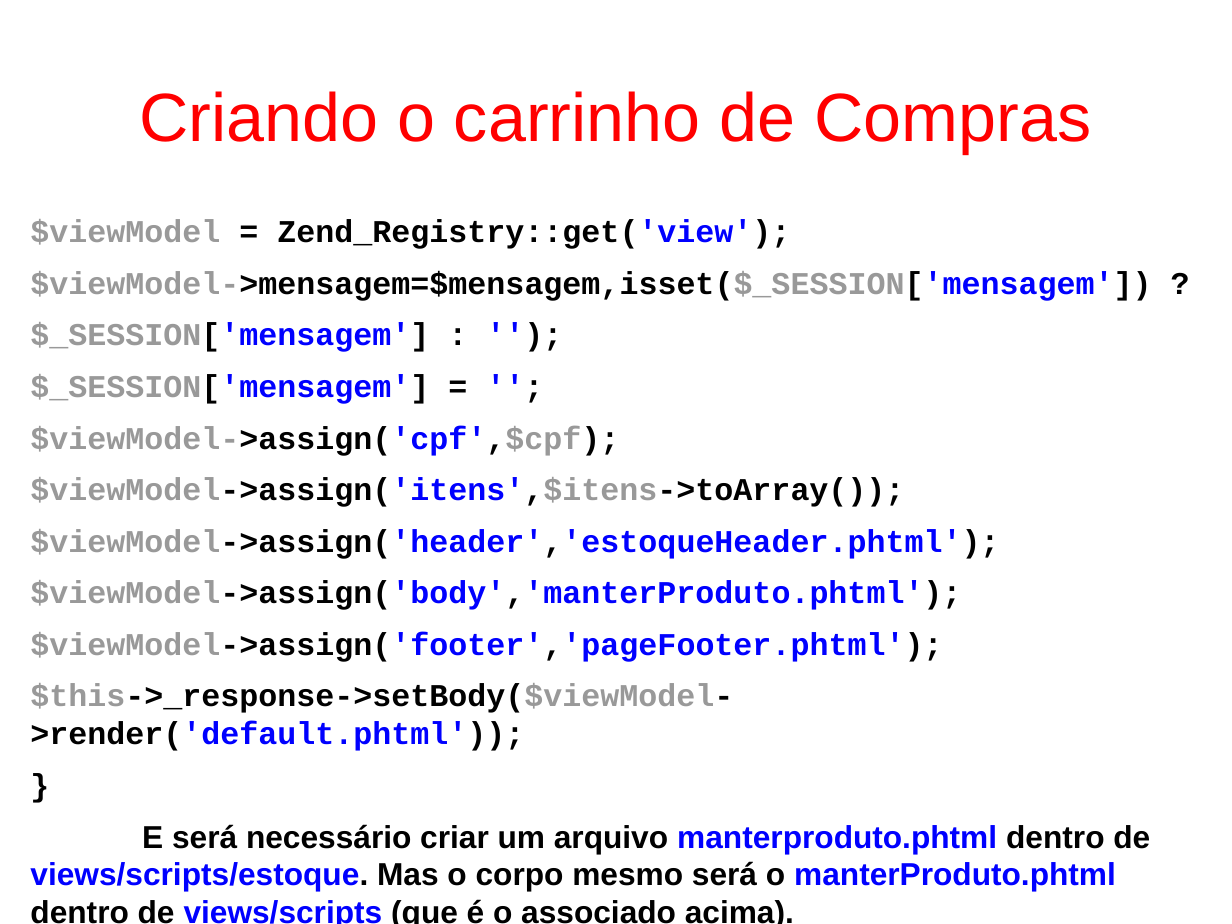
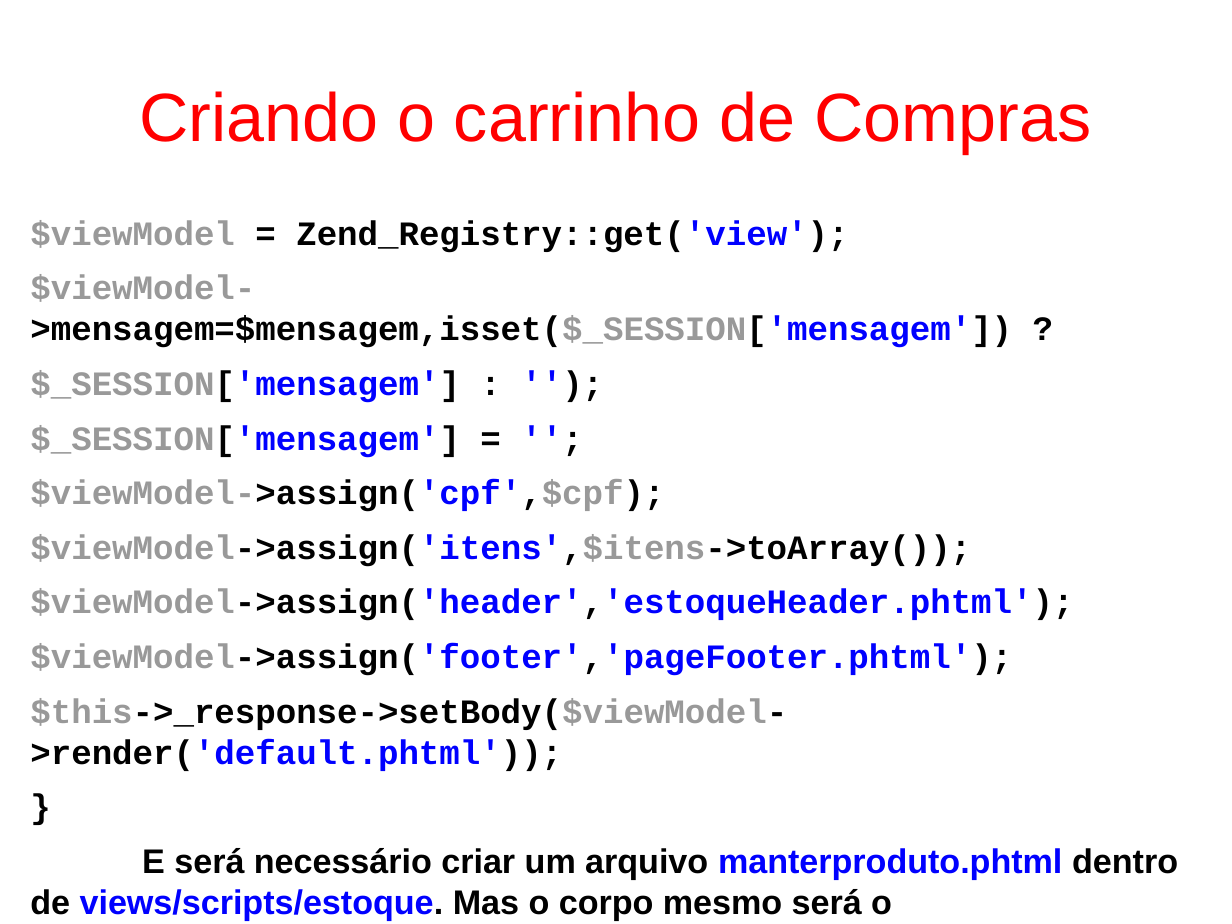
Before and after one commit to fgsl/lojasacme, a slide deck: slide 142 of docs/tutorial.odp. Drawn at 1232x924 pixels with LibreOffice and Linux fonts; fonts in the diff are those of the drawing. Boxes give left, top, right and bottom in pixels: in the first picture for what was removed or moved away, otherwise in the second. Text is boxed around its words. In the diff, an @@ line names an element or a change of style, - is before the commit and + after.

Commit message:
Remover atribuições da variável body #23

```diff
--- a/docs/tutorial.odp
+++ b/docs/tutorial.odp
@@ text "$viewModel = Zend_Registry::get('view');" at (x1=30, y1=220, x2=1178, y2=920): size 20.4 to 22 pt @@
@@ text at (x1=30, y1=580, x2=961, y2=610): paragraph removed @@
-$viewModel->assign('body','manterProduto.phtml');
```
Also in this commit, not shown: 10 other slides changed.
